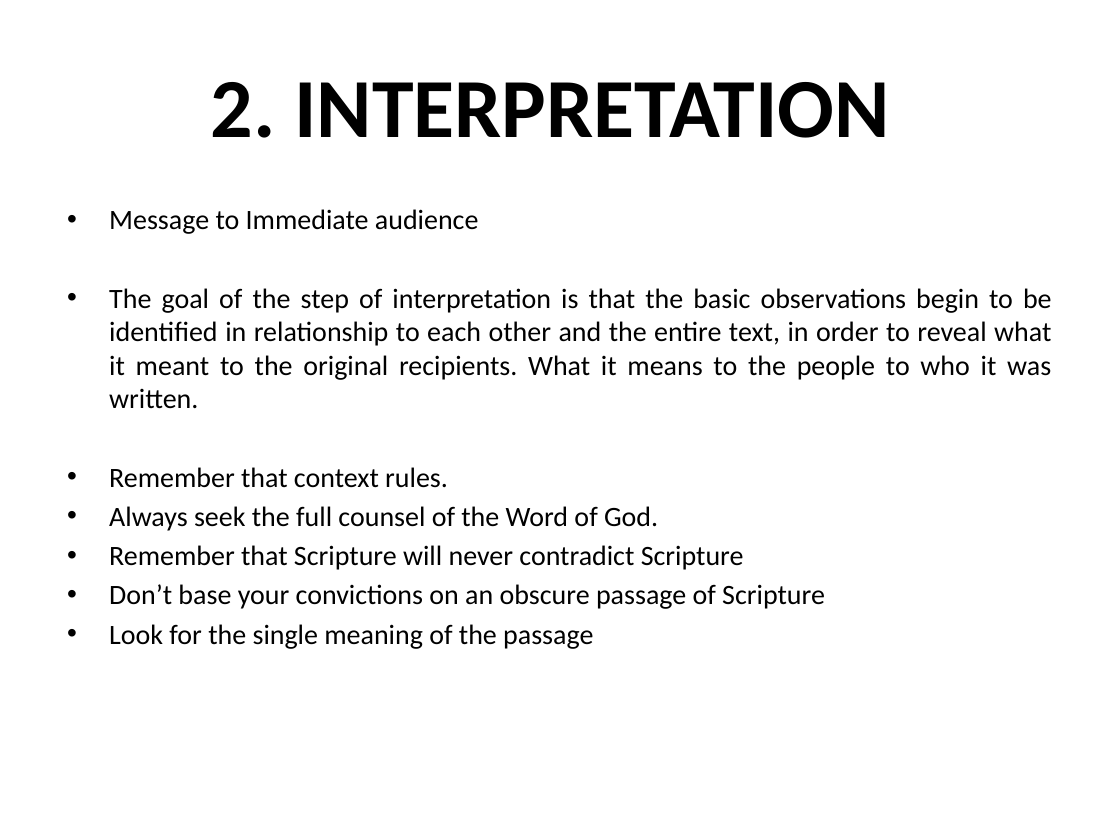
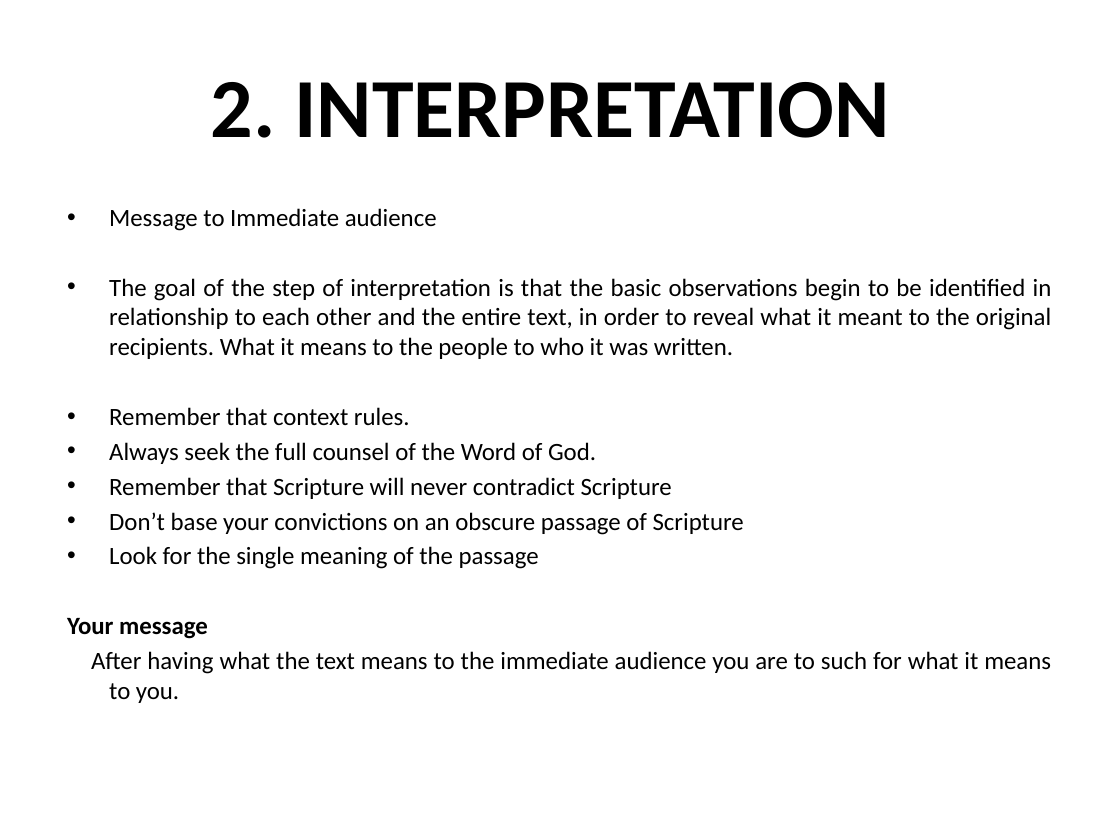
Before and after one commit to mutanganajoseph/Documents, a slide deck: slide 89 of auca/sem-1/intro-to-Bible-study/1 intro to Bible study Notes.pptx (slide 95 before the commit). Drawn at 1120x840 pixels with LibreOffice and Linux fonts; fonts in the diff are those of the drawing. Boxes give left, top, right and bottom in pixels: in the first picture for what was removed or moved away, otherwise in the second. Text is boxed around its words. In the diff, an @@ line names an element or a change of style, - is before the commit and + after.

```diff
--- a/auca/sem-1/intro-to-Bible-study/1 intro to Bible study Notes.pptx
+++ b/auca/sem-1/intro-to-Bible-study/1 intro to Bible study Notes.pptx
@@ text at box(109, 208, 1052, 569): size 18 to 16 pt in "Message to Immediate audience", "The goal of the step of interpretation ...", "Remember that context rules.", "Always seek the full counsel of the ..." and 3 more places @@
@@ text at box(67, 618, 1051, 703): paragraphs added @@
+Your message
+After having what the text means to the immediate audience you are to such for what it means to you.
```
Also in this commit, not shown: 39 other slides changed, 8 slides removed, 1 other file.
